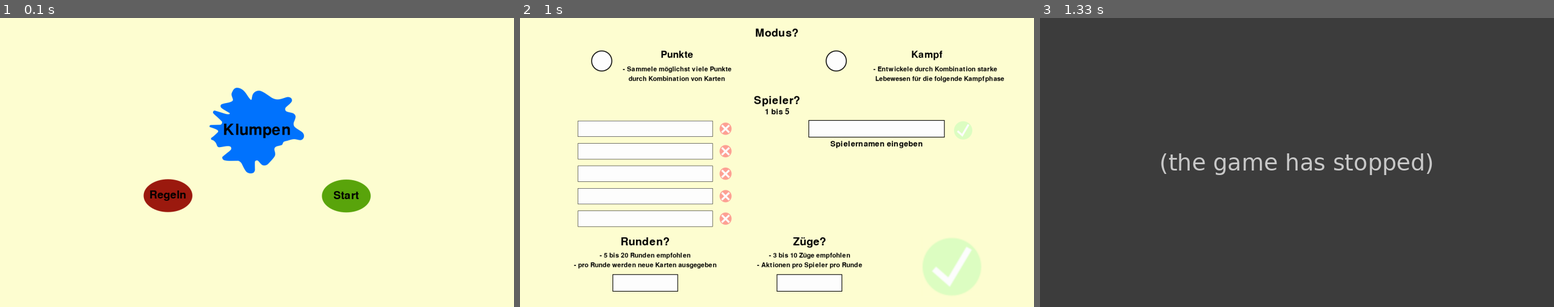
Above: before the commit, frames 1-3 (left to right).
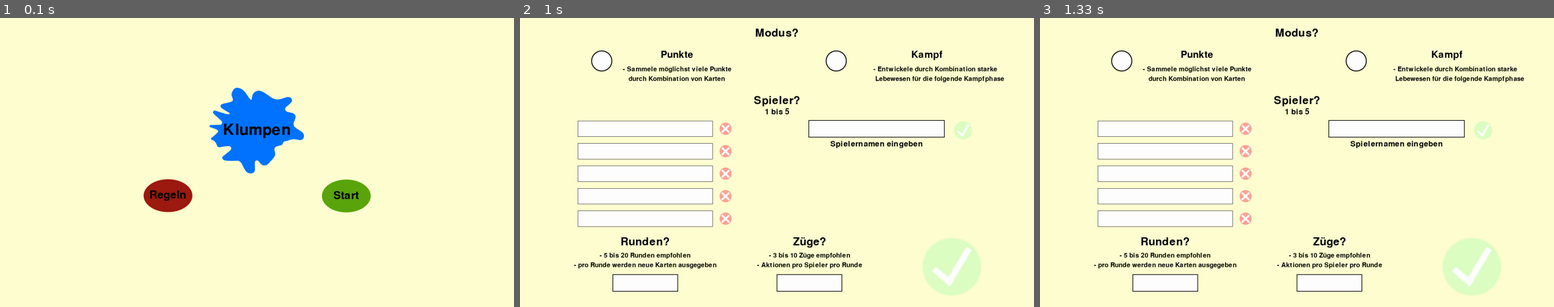
Above: after the commit, the same moments.

Repository: XeEtDe/Klumpen
Game: pygame game, started from Klumpen_Grafik.py
Two runs of this game, one before a commit and one after it. Both use one fixed random seed, a clock stepped at 60 frames per second and the inputs below.
Inputs (mouse positions are in pixels of both pictures, inside the frame that each line leads up to):
- Up to frame 1 (0.1 s): no input
- Up to frame 2 (1 s): press the mouse at (864, 194) at 0.37 s; move the mouse to (828, 223) at 0.47 s; release the mouse at (792, 249) at 0.6 s
- Up to frame 3 (1.33 s): press the mouse at (1245, 197) at 1.25 s

Frames 1-2 are identical in both runs. In frame 3, 100% of the frame differs, in the area x 0-100%, y 0-100%.
Error before the commit: TypeError: Spieler_Entf() missing 1 required positional argument: 'Index' (Klumpen_Grafik.py...; the game stopped at 1.25 s (later frames are placeholders)

Commit message:
Einstellungen fertig, funktioniert soweit

Diff:
--- a/Klumpen_Grafik.py
+++ b/Klumpen_Grafik.py
@@ -123,16 +123,17 @@
 			Weg_Button.Change()
 		Counter -= 1
 		Fertig += 1
-
 def Spieler_Entf(Index):
-	Dings_Dict = {Weg_Button_1:0, Weg_Button_2:1, Weg_Button_3:2, Weg_Button_4:3, Weg_Button_5:4}
-
+	Spieler_Liste = Einstellungen[1]
+	if (Index + 1) <= len(Spieler_Liste):
+		Spieler_Liste.remove(Spieler_Liste[Index])
+		Print_Spieler()
 Spieler_Hintergrund = {}
-Weg_Button_1 = Button(pg.Rect(620, 325, Kreuz.get_width(), Kreuz.get_height()), Spieler_Entf, Kreuz_Blass, None, Kreuz)
-Weg_Button_2 = Button(pg.Rect(620, 395, Kreuz.get_width(), Kreuz.get_height()), Spieler_Entf, Kreuz_Blass, None, Kreuz)
-Weg_Button_3 = Button(pg.Rect(620, 465, Kreuz.get_width(), Kreuz.get_height()), Spieler_Entf, Kreuz_Blass, None, Kreuz)
-Weg_Button_4 = Button(pg.Rect(620, 535, Kreuz.get_width(), Kreuz.get_height()), Spieler_Entf, Kreuz_Blass, None, Kreuz)
-Weg_Button_5 = Button(pg.Rect(620, 605, Kreuz.get_width(), Kreuz.get_height()), Spieler_Entf, Kreuz_Blass, None, Kreuz)
+Weg_Button_1 = Button(pg.Rect(620, 325, Kreuz.get_width(), Kreuz.get_height()), lambda: Spieler_Entf(0), Kreuz_Blass, None, Kreuz)
+Weg_Button_2 = Button(pg.Rect(620, 395, Kreuz.get_width(), Kreuz.get_height()), lambda: Spieler_Entf(1), Kreuz_Blass, None, Kreuz)
+Weg_Button_3 = Button(pg.Rect(620, 465, Kreuz.get_width(), Kreuz.get_height()), lambda: Spieler_Entf(2), Kreuz_Blass, None, Kreuz)
+Weg_Button_4 = Button(pg.Rect(620, 535, Kreuz.get_width(), Kreuz.get_height()), lambda: Spieler_Entf(3), Kreuz_Blass, None, Kreuz)
+Weg_Button_5 = Button(pg.Rect(620, 605, Kreuz.get_width(), Kreuz.get_height()), lambda: Spieler_Entf(4), Kreuz_Blass, None, Kreuz)
 Weg_Buttons = [Weg_Button_1, Weg_Button_2, Weg_Button_3, Weg_Button_4, Weg_Button_5]
 Counter = 1
 while Counter <= 5:
@@ -285,17 +286,21 @@
 	    	for Button in Buttons:
 	    		if Button.Maus_Pos == True:
 	    			Button.Funktion()
+	    #Einstellungen
 	    if Input == True:
+	    	#Inputboxen
 	    	for Box in Boxen:
 		        Box.get_event(event)
 		        Box.update()
 		        Box.draw(screen)
+		    #Spieler
 	    	if (not Input_Box.final == "") and (len(Einstellungen[1]) < 5):
 	    		if Spieler_Hinzu_Button.Switch == False:
 	        		Spieler_Hinzu_Button.Change()
 	    	else:
 	    		if Spieler_Hinzu_Button.Switch == True:
 	    			Spieler_Hinzu_Button.Change()
+	        #Runden und Züge
 	    	if (not Runden_Box.final == ""):
 	    		Einstellungen[2] = int(Runden_Box.final)
 	    	else:
@@ -304,12 +309,12 @@
 	    		Einstellungen[3] = int(Züge_Box.final)
 	    	else:
 	    		Einstellungen[3] = 0
-	    	for Wert in Einstellungen:
-	        	if Wert == None or Wert == [] or Wert == 0:
-	        		if Fertig_Button.Switch == True:
-	        			Fertig_Button.Change()
-	        	else:
-	        		if Fertig_Button.Switch == False:
-	        			Fertig_Button.Change()
+	        #Fertig Button
+	    	if None in Einstellungen or [] in Einstellungen or 0 in Einstellungen:
+	    		if Fertig_Button.Switch == True:
+        			Fertig_Button.Change()
+	    	else:
+        		if Fertig_Button.Switch == False:
+        			Fertig_Button.Change()
 
     pg.display.flip()
